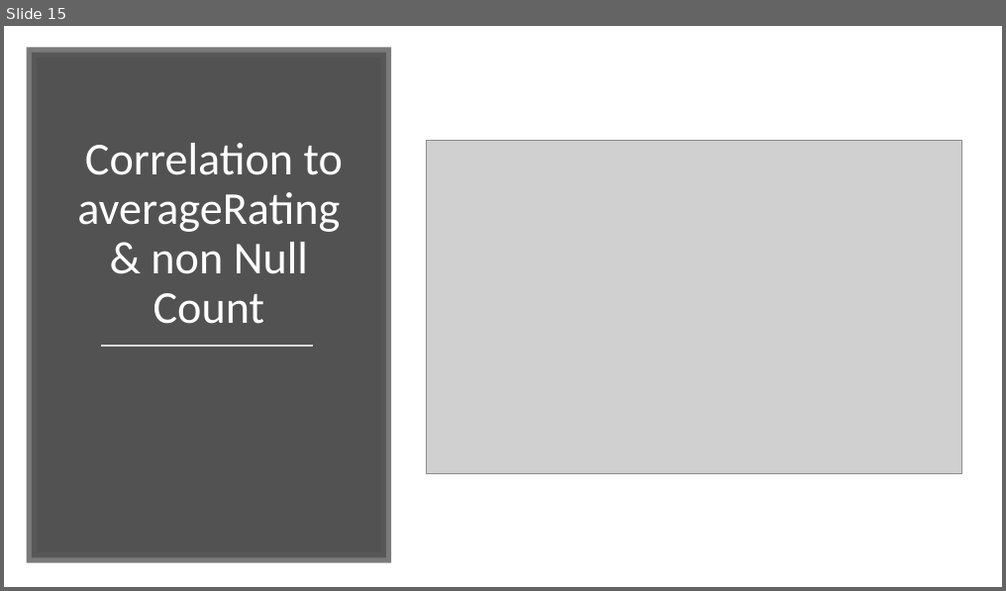
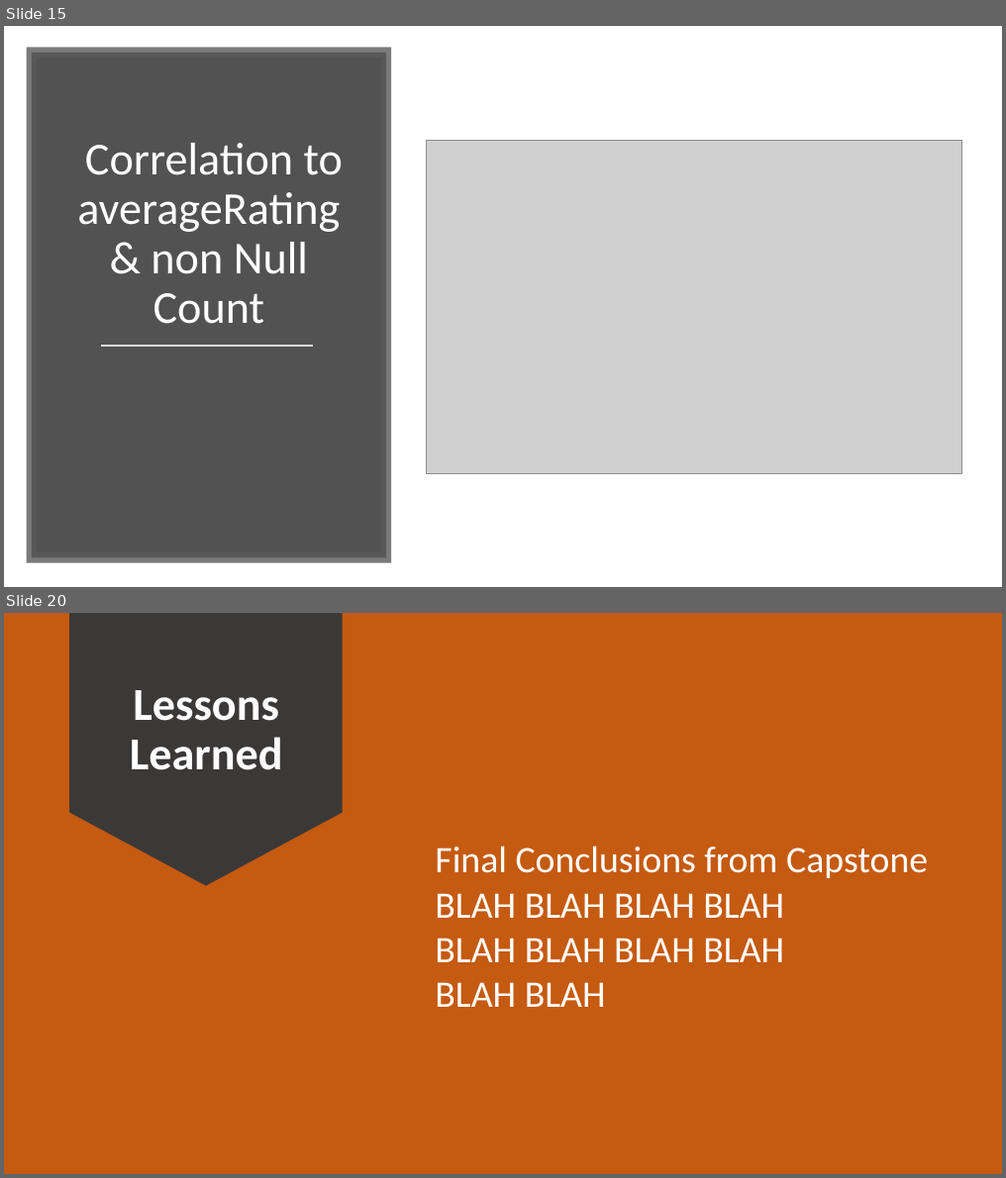
Before and after one commit to dniedermier-cscc/Scrum-Lords-Capstone-2018, a slide deck: Presentation/ScrumLords_Capstone.pptx. Shown one above the other, each under a label of ours: slide 15 before the commit, slides 15 and 20 after it; the slides between them are not shown. The pictures are 1006x591 and 1006x1178 pixels, drawn with LibreOffice and Linux fonts; fonts in the diff are those of the drawing; grey boxes stand for pictures. Boxes give left, top, right and bottom in pixels: in the first picture for what was removed or moved away, otherwise in the second. Text is boxed around its words. In the diff, an @@ line names an element or a change of style, - is before the commit and + after.

```diff
--- a/Presentation/ScrumLords_Capstone.pptx
+++ b/Presentation/ScrumLords_Capstone.pptx
@@ slide 20 added at box(4, 613, 1002, 1174), background #C55A11 @@
@@ down arrow added at box(70, 613, 344, 885), fill #3B3838 @@
@@ text added at box(130, 690, 283, 770), 44 pt, text #FFFFFF, bold @@
+Lessons Learned
@@ text added at box(435, 846, 928, 1007), 36 pt, text #FFFFFF @@
+Final Conclusions from Capstone
+BLAH BLAH BLAH BLAH
+BLAH BLAH BLAH BLAH
+BLAH BLAH
```
Also in this commit, not shown: 7 slides changed, 7 other slides added, 5 slides removed.
